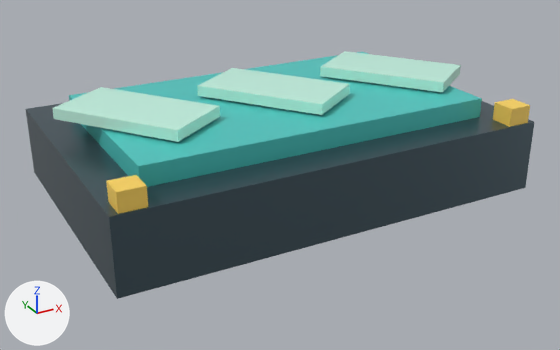
Before and after pictures for a commit that changed the glTF model public/assets/kit/bp_bouncepad.glb.
Camera for both pictures: a 50 mm camera at (-1.187, -2.2, 1.114) aimed at (-0.01, -0.06, 0.043). Every picture has the same lights, and +X, +Y and +Z are marked at lower left. The older version comes first. Where no turn or scale is listed for an object, it has been applied to the vertices.

Script lines for the objects in view, before the commit:
```python
mat_glow = principled_material('Glow')
mat_glow.base_color = (0.6, 1.0, 0.84)  # green #cbffec
mat_glow.metallic = 0.1
mat_glow.roughness = 0.18
me_cube_034 = bpy.data.meshes.new('Cube.034')
me_cube_034.from_pydata(...)  # a box spanning x -0.6..0.6, y -0.35..0.35, z -0.035..0.035
me_cube_034.materials.append(mat_teal)  # cyan #50cec8
me_cube_035 = bpy.data.meshes.new('Cube.035')
me_cube_035.from_pydata(...)  # 8 vertices, 12 faces; spans x -0.228..0.228, y -0.253..0.253, z -0.018..0.018
me_cube_035.materials.append(mat_glow)  # green #cbffec
me_cube_036 = bpy.data.meshes.new('Cube.036')
me_cube_036.from_pydata(...)  # 8 vertices, 12 faces; spans x -0.228..0.228, y -0.253..0.253, z -0.018..0.018
me_cube_036.materials.append(mat_glow)  # green #cbffec
me_cube_037 = bpy.data.meshes.new('Cube.037')
me_cube_037.from_pydata(...)  # 8 vertices, 12 faces; spans x -0.228..0.228, y -0.253..0.253, z -0.018..0.018
me_cube_037.materials.append(mat_glow)  # green #cbffec
ob_pad_chevron = bpy.data.objects.new('pad_chevron', me_cube_035)
ob_pad_chevron.location = (-0.48, 0.0, 0.33)
ob_pad_chevron_001 = bpy.data.objects.new('pad_chevron.001', me_cube_036)
ob_pad_chevron_001.location = (0.0, 0.0, 0.33)
ob_pad_chevron_002 = bpy.data.objects.new('pad_chevron.002', me_cube_037)
ob_pad_chevron_002.location = (0.48, 0.0, 0.33)
ob_pad_glow = bpy.data.objects.new('pad_glow', me_cube_034)
ob_pad_glow.location = (0.0, 0.0, 0.27)
# also in view: 'pad_warning' at (-0.66, -0.43, 0.2); 'pad_base' at (0.0, 0.0, 0.12); 'pad_warning.001' at (0.66, -0.43, 0.2)
```
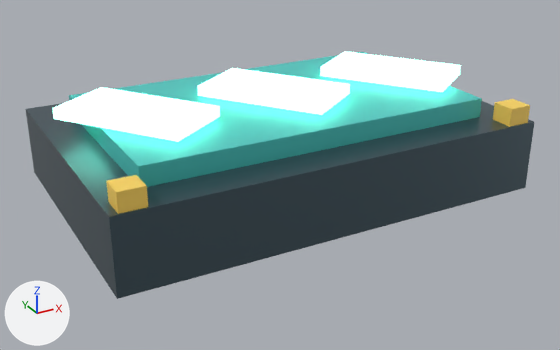
Edits to the scene script, one JSON object a line:
```json
{"op": "add", "block": "mat_glow", "code": "mat_glow.emission_strength = 3.2"}
{"op": "add", "block": "mat_glow", "code": "mat_glow.emission_color = (0.28, 1.0, 0.72)  # green #90ffdd"}
```

Changed parts and their boxes [x1, y1, x2, y2] in the pictures (560 x 350 px):
```json
{"object": "pad_chevron", "change": "recoloured, surface changed", "before": [52, 87, 220, 142], "after": [52, 87, 220, 142], "on screen": "lighter"}
{"object": "pad_chevron.001", "change": "recoloured, surface changed", "before": [197, 68, 350, 115], "after": [197, 68, 350, 115], "on screen": "lighter"}
{"object": "pad_chevron.002", "change": "recoloured, surface changed", "before": [320, 51, 461, 92], "after": [320, 51, 461, 92], "on screen": "lighter"}
```
